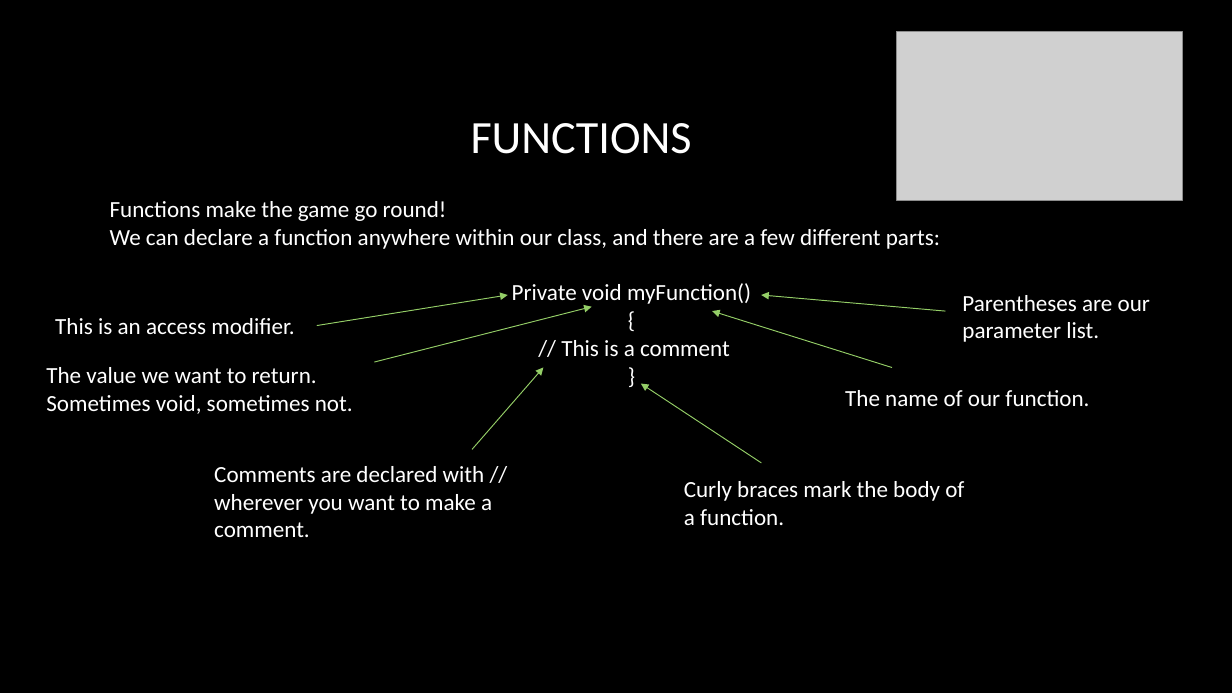
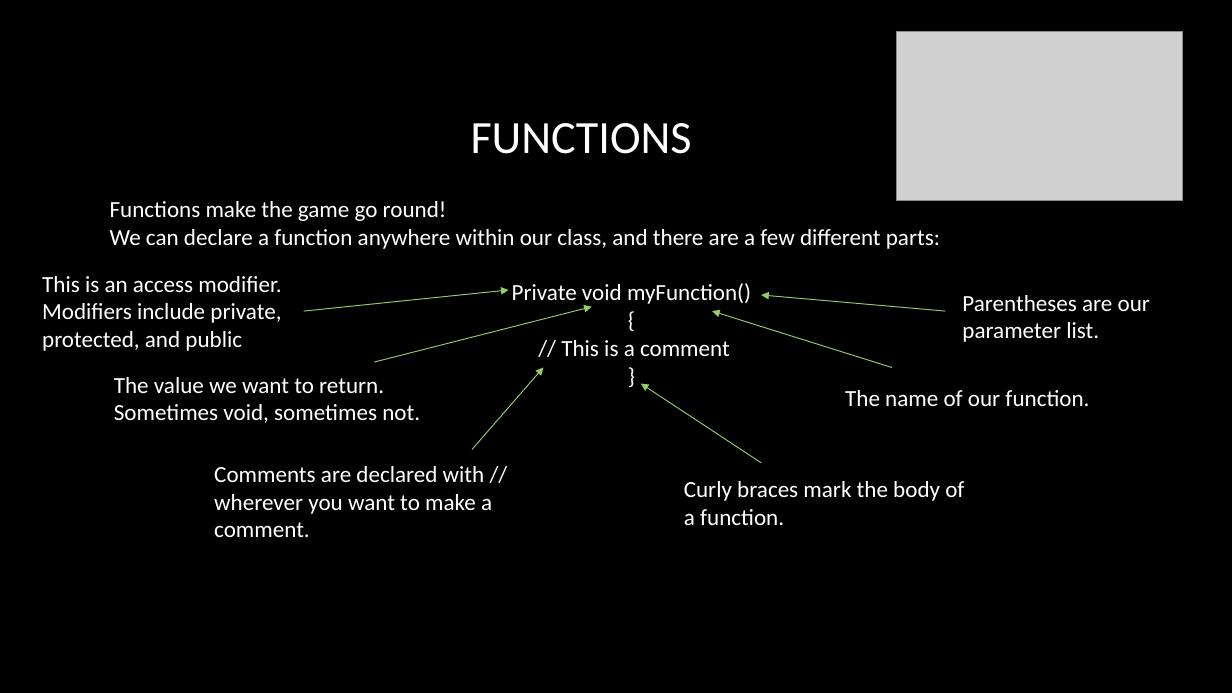
Before and after one commit to RIDENTEM/teachingMaterial, a slide deck: slide 3 of Programming in unity.pptx (slide 4 before the commit). Drawn at 1232x693 pixels with LibreOffice and Linux fonts; fonts in the diff are those of the drawing; grey boxes stand for pictures; background and template pictures are left out. Boxes give left, top, right and bottom in pixels: in the first picture for what was removed or moved away, otherwise in the second. Text is boxed around its words. In the diff, an @@ line names an element or a change of style, - is before the commit and + after.

```diff
--- a/Programming in unity.pptx
+++ b/Programming in unity.pptx
@@ text "This is an access modifier.": place and size @@
-text "This is an access modifier." at bbox=[55, 318, 294, 334]
+text "This is an access modifier." at bbox=[42, 276, 281, 351]
@@ arrow moved from (317, 325) - (508, 295) to (304, 311) - (508, 290) @@
@@ text at bbox=[42, 303, 281, 351]: paragraph added @@
+Modifiers include private, protected, and public
@@ text "The value we want to ...": place and size @@
-text "The value we want to ..." at bbox=[46, 367, 353, 414]
+text "The value we want to ..." at bbox=[114, 377, 420, 423]
```
Also in this commit, not shown: 1 other slide changed, 2 slides added, 1 slide removed.
